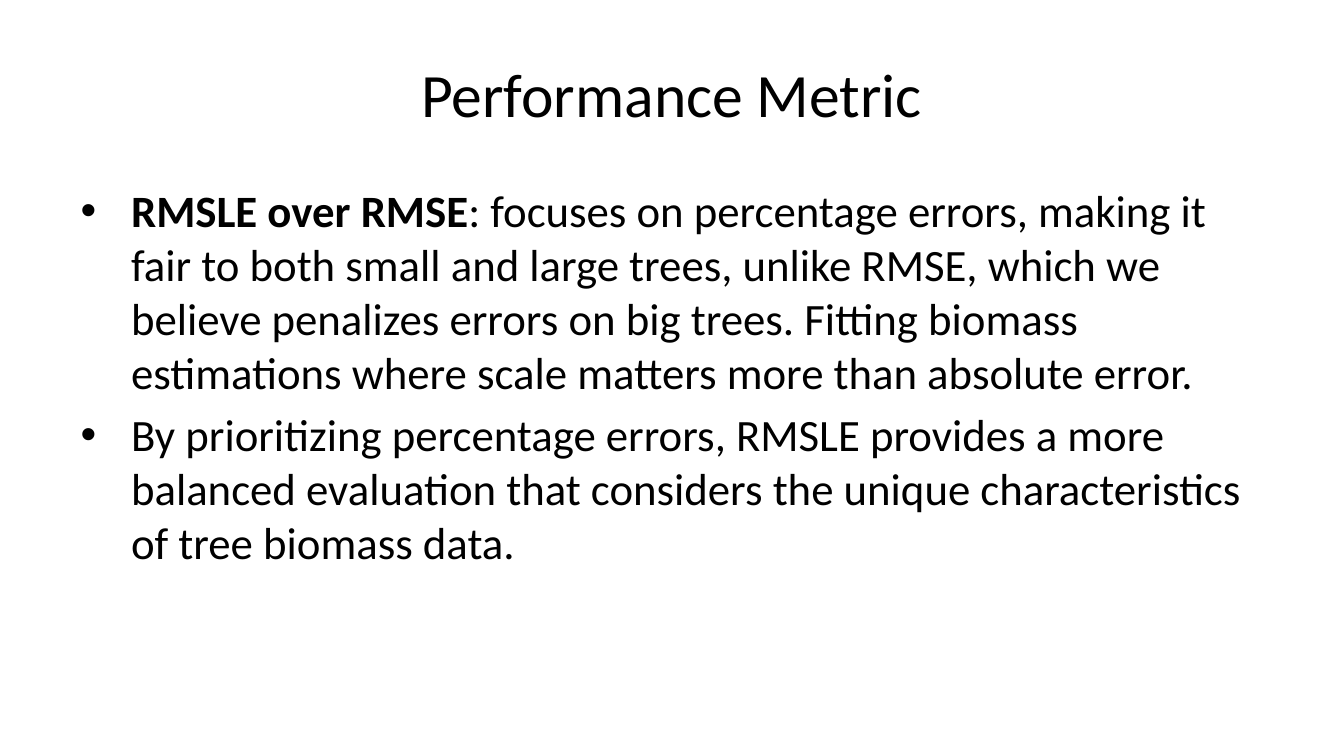
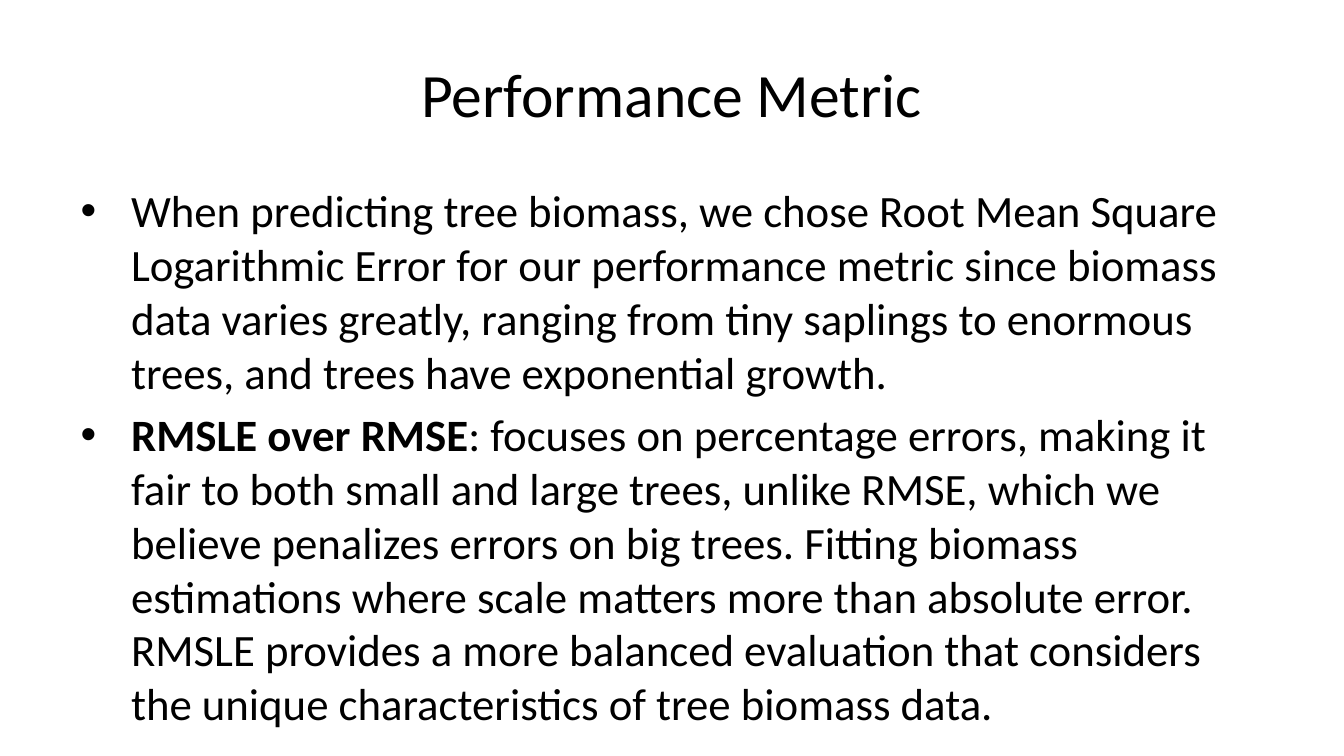
Before and after one commit to deancallahan25/Redwood-Analytics-Portfolio, a slide deck: slide 13 of Project-3/presentation.pptx (slide 14 before the commit). Drawn at 1344x756 pixels with LibreOffice and Linux fonts; fonts in the diff are those of the drawing. Boxes give left, top, right and bottom in pixels: in the first picture for what was removed or moved away, otherwise in the second. Text is boxed around its words. In the diff, an @@ line names an element or a change of style, - is before the commit and + after.

```diff
--- a/Project-3/presentation.pptx
+++ b/Project-3/presentation.pptx
@@ text at (x1=131, y1=196, x2=1217, y2=674): text changed @@
-• RMSLE over RMSE: focuses on percentage errors, making it fair to both small and large trees, unlike RMSE, which we believe penalizes errors on big trees. Fitting biomass estimations where scale matters more than absolute error.
-• By prioritizing percentage errors, RMSLE provides a more balanced evaluation that considers the unique characteristics of tree biomass data.
+• When predicting tree biomass, we chose Root Mean Square Logarithmic Error for our performance metric since biomass data varies greatly, ranging from tiny saplings to enormous trees, and trees have exponential growth.
+• RMSLE over RMSE: focuses on percentage errors, making it fair to both small and large trees, unlike RMSE, which we believe penalizes errors on big trees. Fitting biomass estimations where scale matters more than absolute error. RMSLE provides a more balanced evaluation that considers the unique characteristics of tree biomass data.
```
Also in this commit, not shown: 8 other slides changed, 1 slide added, 1 slide removed, 1 other file.
